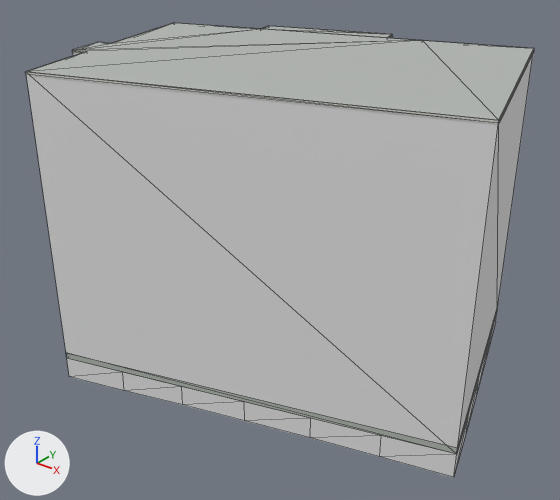
Renders of the glTF model public/models/buildings/osm-way-277923411.glb from each side of a commit.
Both versions are drawn from a 50 mm lens placed at (22.9, -29.5, 22.8), pointed at (0.4, -1.4, 5.4). Lighting does not change. The marker at lower left points along +X, +Y and +Z. The first picture is the older version. Mesh edges are drawn as thin lines. Where no turn or scale is listed for an object, it has been applied to the vertices. Vertices at exactly the same position are counted once.

In view in the first picture: 'building foundation 277923411', 'reality 277923411 near reality aged pale plaster', 'reality 277923411 near reality concrete plinth', 'reality 277923411 near reality flat weathered roof', 'reality 277923411 near reality pale aluminum sill'.
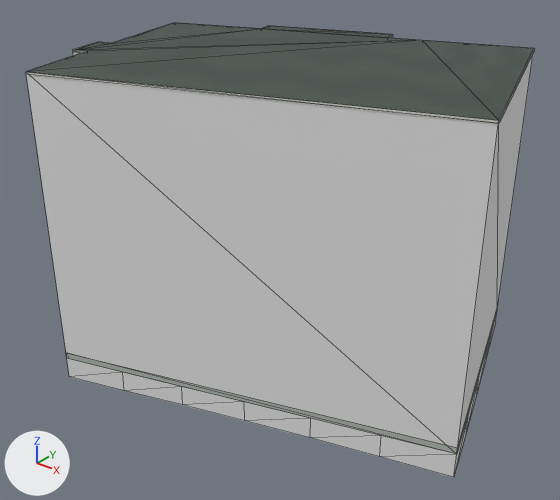
What differs and where, as boxes (x1, y1, x2, y2) in the pictures (560 x 500 px):
'reality 277923411 near reality flat weathered roof', surface changed (darker): (27, 23, 534, 120) in both
'reality 277923411 near reality pale aluminum sill', reshaped: before (25, 23, 534, 123); after (25, 23, 535, 123)
part 1 of me_reality_277923411_near_reality_pale_aluminum_sill, built on: before (72, 23, 534, 123); after (26, 23, 535, 123)

What changed in the scene script:
```text
Add img_roof_color:
    img_roof_color = load_image('roof-color', 'textures/1de3d7bb6546b7423004abcc0fb627c4d0c6ad03316b21d76a93f9bf4f470ca6.png', 256, 256, 'sRGB')
Change mat_reality_flat_weathered_roof:
    remove mat_reality_flat_weathered_roof.base_color = (0.451, 0.475, 0.455)  # grey #b3b7b4
    add mat_reality_flat_weathered_roof.texture = img_roof_color
Change me_reality_277923411_near_reality_pale_aluminum_sill:
    used by ob_reality_277923411_near_reality_pale_aluminum_sill; location = (0.0, 0.0, 0.0)
    remove me_reality_277923411_near_reality_pale_aluminum_sill.from_pydata(...)  # 52 vertices, 26 faces; spans x -11.1..12.3, y -9.9..9.0, z 14.9..15.0
    add me_reality_277923411_near_reality_pale_aluminum_sill.from_pydata(...)  # 65 vertices, 52 faces; spans x -11.1..12.3, y -9.9..9.0, z 14.9..15.0
    me_reality_277923411_near_reality_pale_aluminum_sill part 1
    18 faces are deleted
    13 vertices are added at x -11.0..12.3, y -9.8..9.0, z 15.0
    44 new faces join them
```
